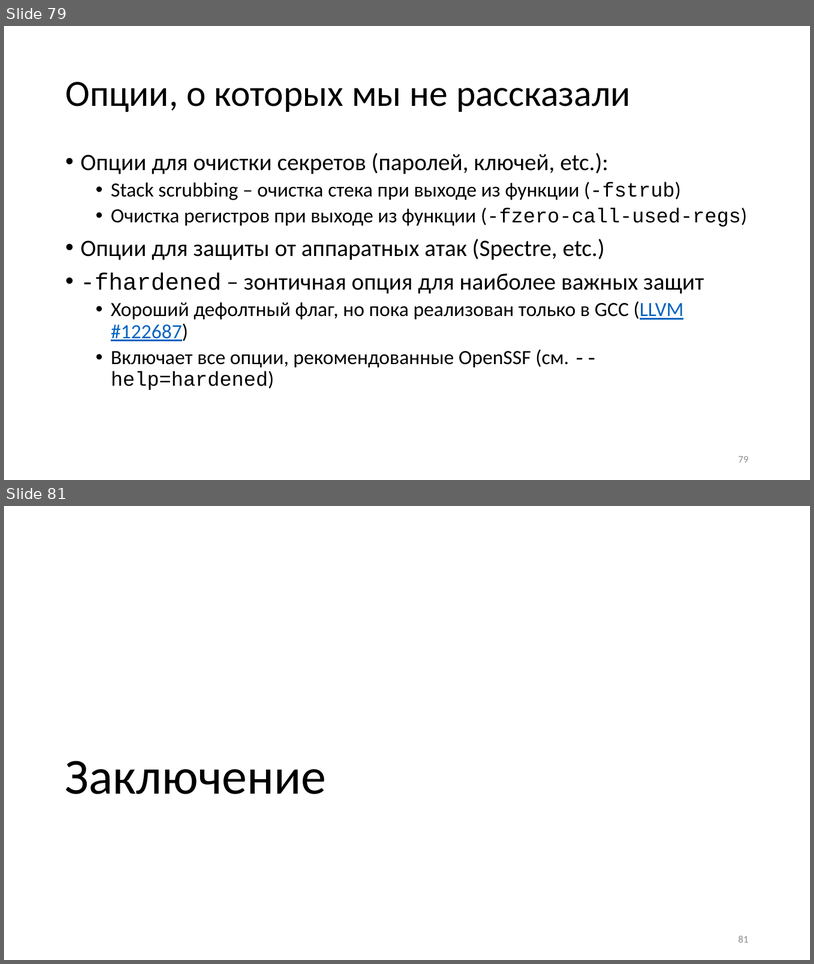
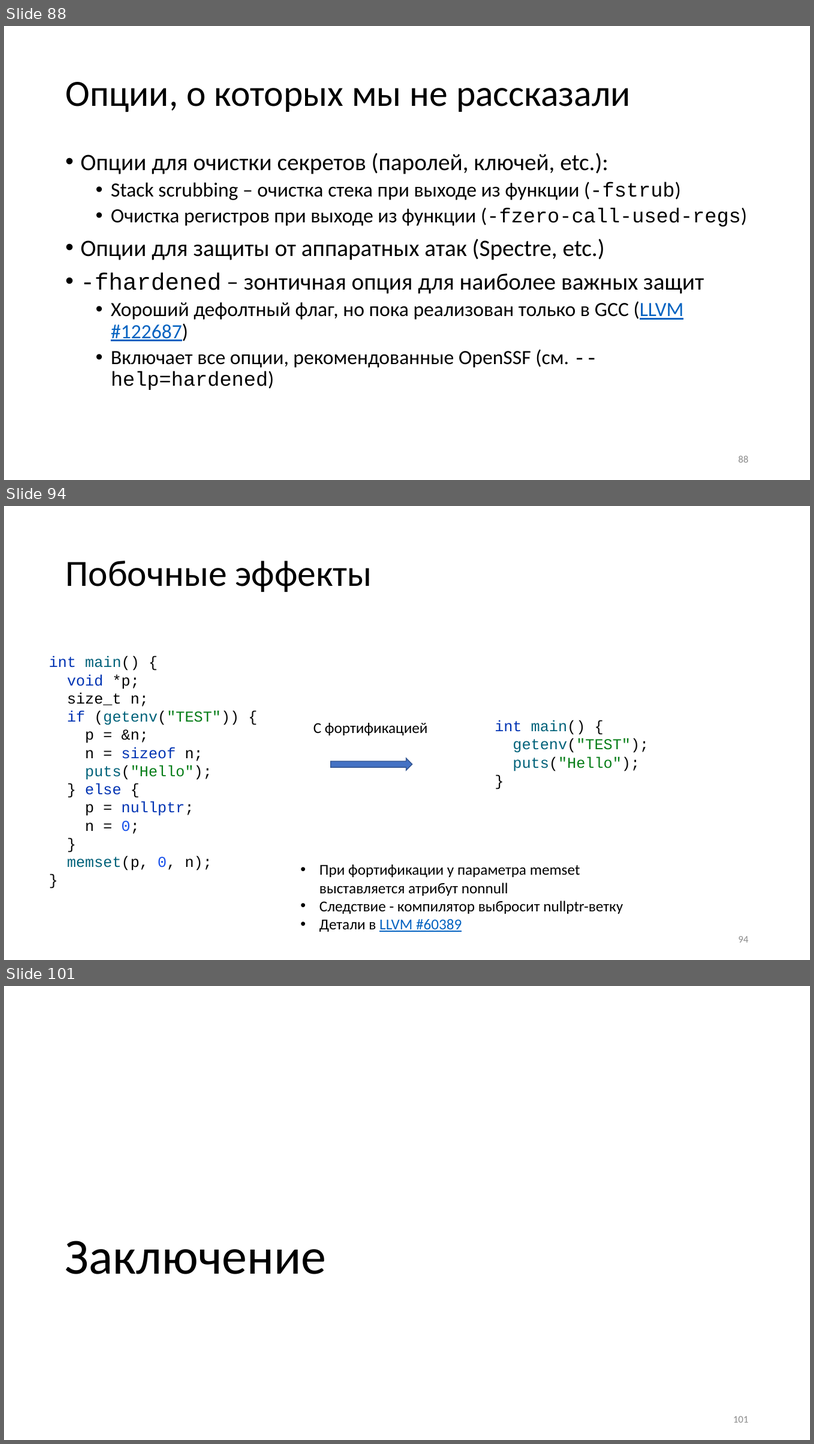
Before and after one commit to yugr/slides, a slide deck: CppZeroCost/2025/RU.pptx. Shown one above the other, each under a label of ours: slides 79 and 81 before the commit, slides 88, 94 and 101 after it; the slides between them are not shown. The pictures are 814x964 and 814x1444 pixels, drawn with LibreOffice and Linux fonts; fonts in the diff are those of the drawing. Boxes give left, top, right and bottom in pixels: in the first picture for what was removed or moved away, otherwise in the second. Text is boxed around its words. In the diff, an @@ line names an element or a change of style, - is before the commit and + after.

```diff
--- a/CppZeroCost/2025/RU.pptx
+++ b/CppZeroCost/2025/RU.pptx
@@ slide 94 added at <box>4,506,810,960</box>, background #FFFFFF @@
@@ title added at <box>65,561,372,592</box>, 44 pt, text #000000 @@
+Побочные эффекты
@@ text added at <box>49,656,239,870</box>, 18 pt, text #080808 @@
+int main() {
+void *p;
+size_t n;
+if (getenv("TEST")) {
+p = &n;
+n = sizeof n;
+puts("Hello");
+} else {
+p = nullptr;
+n = 0;
+}
+memset(p, 0, n);
+}
@@ text added at <box>495,720,649,771</box>, 18 pt, text #00627A @@
+int main() {
+getenv("TEST");
+puts("Hello");
+}
@@ text added at <box>314,723,428,735</box>, 18 pt, text #000000 @@
+С фортификацией
@@ right arrow added at <box>330,758,413,771</box>, fill #4472C4, outline #325491 1 pt @@
@@ text added at <box>320,864,623,931</box>, 18 pt, text #000000 @@
+• При фортификации у параметра memset выставляется атрибут nonnull
+• Следствие - компилятор выбросит nullptr-ветку
+• Детали в LLVM #60389
@@ page number added at <box>738,936,749,942</box>, 12 pt, text #8C8C8C @@
+94
@@ what was slide 79 is now slide 88 @@
@@ page number at <box>738,455,749,462</box>: text changed @@
-79
+88
@@ what was slide 81 is now slide 101 @@
@@ page number at <box>734,1416,749,1422</box>: text changed @@
-81
+101
```
Also in this commit, not shown: 2 slides changed, 20 other slides added, 2 other files.
